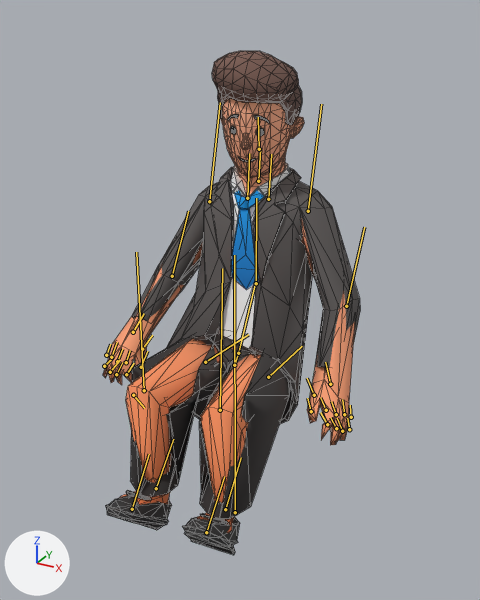
The glTF model public/models/supplied/office.glb, before and after one commit.
Both versions are drawn from a 50 mm camera at (0.82, -1.461, 1.474) aimed at (0.041, -0.044, 0.766). The lights are fixed; the arrows at lower left show +X, +Y and +Z. The first picture is the older version. Both versions are drawn at frame 0 of the action 'Sit'; the numbers are the values there. The bones that change, and the others that lie on the model, are drawn over the model as lines. Mesh edges are drawn as thin lines.

In view in the first picture: 'CivilianBody'.
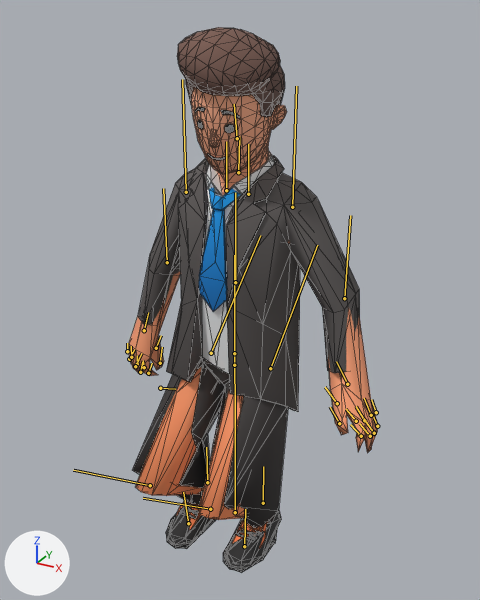
Location of each change, [x1, y1, x2, y2] in pixels of the pictures (480 x 600 px):
'CivilianBody', posed (8% taller): before [103, 51, 360, 555]; after [129, 27, 377, 573]
bone 'Hips', root to tip: before (234, 365) to (238, 353); after (234, 365) to (234, 353)
bone 'LeftUpLeg', root to tip: before (268, 377) to (302, 346); after (270, 368) to (317, 245)
bone 'LeftLeg', root to tip: before (220, 410) to (222, 268); after (210, 509) to (143, 498)
bone 'LeftFoot', root to tip: before (225, 509) to (241, 457); after (263, 503) to (263, 466)
bone 'Spine', root to tip: before (238, 353) to (255, 282); after (234, 353) to (234, 283)
bone 'Spine1', root to tip: before (256, 283) to (256, 198); after (235, 282) to (235, 192)
bone 'LeftShoulder', root to tip: before (268, 199) to (271, 154); after (248, 194) to (248, 144)
bone 'LeftArm', root to tip: before (308, 211) to (321, 104); after (292, 207) to (296, 86)
bone 'LeftForeArm', root to tip: before (346, 306) to (364, 227); after (344, 298) to (350, 215)
bone 'RightShoulder', root to tip: before (247, 198) to (249, 153); after (226, 190) to (226, 141)
bone 'RightArm', root to tip: before (209, 201) to (220, 102); after (186, 192) to (182, 79)
bone 'RightForeArm', root to tip: before (172, 276) to (188, 211); after (167, 262) to (163, 188)
bone 'RightUpLeg', root to tip: before (205, 362) to (248, 334); after (211, 353) to (260, 235)
bone 'RightLeg', root to tip: before (144, 390) to (136, 252); after (150, 485) to (73, 470)
bone 'RightFoot', root to tip: before (156, 488) to (173, 439); after (207, 482) to (206, 447)

The edits, one by one:
Bone 'Hips' (bone_hips) turns from (-50, 9, -3) to (0, 0, 0) degrees about its own x, y and z.
Bone 'LeftUpLeg' (bone_leftupleg) turns from (-54, 0, 0) to (-49, 0, 0) degrees about its own x, y and z.
Bone 'LeftLeg' (bone_leftleg) turns from (109, 0, 0) to (97, 0, 0) degrees about its own x, y and z.
Bone 'LeftFoot' (bone_leftfoot) turns from (-54, 0, 0) to (-49, 0, 0) degrees about its own x, y and z.
Bone 'Spine' (bone_spine) turns from (12, 4, 2) to (0, 0, 0) degrees about its own x, y and z.
Bone 'Spine1' (bone_spine1) turns from (28, -10, 3) to (0, 0, 0) degrees about its own x, y and z.
Bone 'LeftShoulder' (bone_leftshoulder) turns from (2, -7, -4) to (0, 0, 0) degrees about its own x, y and z.
Bone 'LeftArm' (bone_leftarm) turns from (-3, -20, 0) to (0, 0, 0) degrees about its own x, y and z.
Bone 'LeftForeArm' (bone_leftforearm) turns from (-11, 6, 2) to (0, 0, 0) degrees about its own x, y and z.
Bone 'RightShoulder' (bone_rightshoulder) turns from (-2, -5, -1) to (0, 0, 0) degrees about its own x, y and z.
Bone 'RightArm' (bone_rightarm) turns from (-6, 9, -3) to (0, 0, 0) degrees about its own x, y and z.
Bone 'RightForeArm' (bone_rightforearm) turns from (-22, -2, 1) to (0, 0, 0) degrees about its own x, y and z.
Bone 'RightUpLeg' (bone_rightupleg) turns from (-54, 0, 0) to (-49, 0, 0) degrees about its own x, y and z.
Bone 'RightLeg' (bone_rightleg) turns from (109, 0, 0) to (97, 0, 0) degrees about its own x, y and z.
Bone 'RightFoot' (bone_rightfoot) turns from (-54, 0, 0) to (-49, 0, 0) degrees about its own x, y and z.
